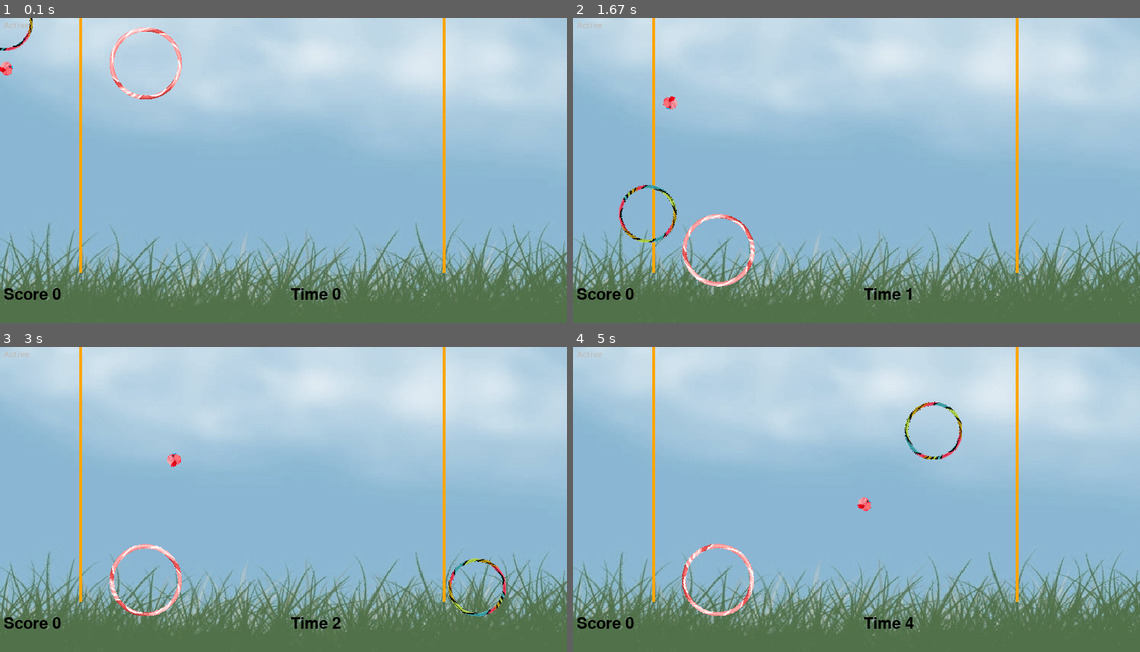
Above: before the commit, frames 1-4 (two rows, left to right).
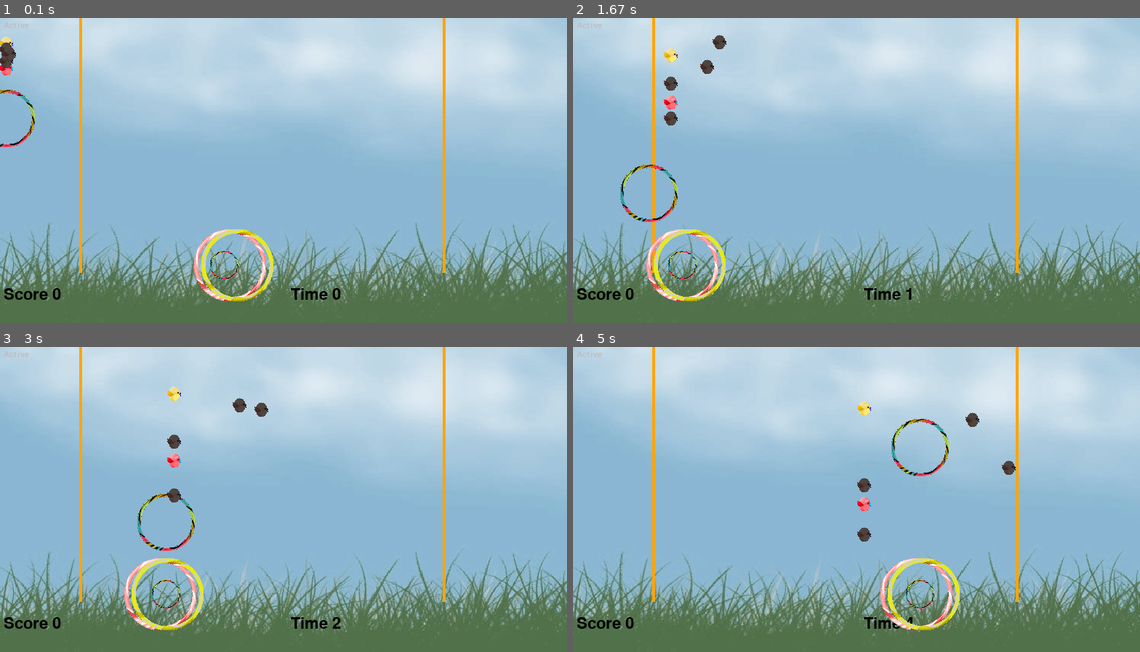
Above: after the commit, the same moments.

Repository: threeup/pygame-learn
Game: pygame game, started from game.py
Two runs of this game, one before a commit and one after it. Both use one fixed random seed, a clock stepped at 60 frames per second and the inputs below.
Inputs (mouse positions are in pixels of both pictures, inside the frame that each line leads up to):
- Up to frame 1 (0.1 s): no input
- Up to frame 2 (1.67 s): click (856, 170) at 0.38 s; click (658, 280) at 0.75 s; click (641, 72) at 1.22 s; click (646, 213) at 1.55 s
- Up to frame 3 (3 s): click (119, 441) at 1.88 s; click (487, 520) at 2.22 s; click (107, 517) at 2.55 s; click (476, 587) at 2.88 s
- Up to frame 4 (5 s): click (896, 450) at 3.22 s; click (669, 423) at 3.55 s; click (896, 401) at 3.88 s; click (822, 566) at 4.22 s; click (890, 484) at 4.55 s; click (930, 429) at 4.88 s

The runs differ from the first frame. In frame 1, 2.1% of the frame differs, in the area x 0-49%, y 0-93%; in frame 2, 2.6%; in frame 3, 2.6%; in frame 4, 2.7%, in the area x 19-79%, y 17-93%.

Commit message:
mostly fine

Diff:
--- a/cnphy/body.py
+++ b/cnphy/body.py
@@ -71,3 +71,12 @@
         '''
         munkpos = self.munkbody.position
         return Vec2(munkpos.x, munkpos.y)
+
+
+    def get_vel(self):
+        '''
+        Returns the velocity
+        < (Vec2)
+        '''
+        munkvel = self.munkbody.velocity
+        return Vec2(munkvel.x, munkvel.y)
--- a/cnphy/vec2.py
+++ b/cnphy/vec2.py
@@ -1,10 +1,12 @@
 # pylint: skip-file
 import math
+
 
 class Vec2:
     '''
     A two dimensional vector composed of two floats
     '''
+
     def __init__(self, x, y):
         self.x = x
         self.y = y
@@ -27,6 +29,12 @@
     def __len__(self):
         return 2
 
+    def __str__(self):
+        return str(self.x)+","+str(self.y)
+
+    def __repr__(self):
+        return str(self.x)+","+str(self.y)
+
     def to_tuple(self):
         '''
         converts to a tuple
@@ -41,7 +49,7 @@
         < (Vec2)
         '''
         x = self.x * math.cos(angle) - self.y*math.sin(angle)
-        y = self.y * math.sin(angle) - self.x*math.cos(angle)
+        y = self.x * math.sin(angle) + self.y*math.cos(angle)
         return Vec2(x, y)
 
     def length(self):
@@ -59,13 +67,6 @@
         '''
         return Vec2(self.x*scale, self.y*scale)
 
-    def normalized(self):
-        '''
-        Returns normalized vector
-        < (Vec2)
-        '''
-        vec_len = self.length()
-        return self/vec_len
 
     def normalized_and_length(self):
         '''
@@ -73,5 +74,26 @@
         < (float,Vec2)
         '''
         vec_len = self.length()
-        vec_dir = self.scaled(1/vec_len)
+        if vec_len > 0.0001:
+            vec_dir = self.scaled(1/vec_len)
+        else:
+            vec_dir = Vec2(0,0)
         return (vec_dir, vec_len)
+
+    def normalized(self):
+        '''
+        Returns normalized vector
+        < (Vec2)
+        '''
+        (vec_dir, _) = self.normalized_and_length()
+        return vec_dir
+
+    def lerp_percent(self, other, percent):
+        inv = 1 - percent
+        return Vec2(self.x*inv + other.x*percent,
+            self.y*inv + other.y*percent)
+
+    def lerp_step(self, other, step):
+        (diff_dir, diff_len) = (other - self).normalized_and_length()
+        amount = min(diff_len, step)
+        return self + diff_dir.scaled(amount)
--- a/ctrlragent.py
+++ b/ctrlragent.py
@@ -49,7 +49,7 @@
                 enty.set_pos(next_pos)
                 continue
 
-            if enty_pos.x > 600:
+            if enty_pos.x > 750:
                 enty.set_pos(Vec2(0, enty_pos.y))
                 enty.set_fixed_vel(
                     Vec2(random.randrange(8, 13),
@@ -57,10 +57,10 @@
                 continue
 
             vel = enty.get_fixed_vel()
-            if enty_pos.y < 70 and vel.y < 0:
+            if enty_pos.y < 100 and vel.y < 0:
                 enty.set_fixed_vel(Vec2(vel.x, -vel.y))
                 vel = enty.get_fixed_vel()
-            elif enty_pos.y > 310 and vel.y > 0:
+            elif enty_pos.y > 370 and vel.y > 0:
                 enty.set_fixed_vel(Vec2(vel.x, -vel.y))
                 vel = enty.get_fixed_vel()
             spd = enty.fixed_speed
--- a/ctrlrhuman.py
+++ b/ctrlrhuman.py
@@ -1,63 +1,97 @@
-''' holds MouseCtrlr and HumanCtrlr class '''
+''' holds  HumanCtrlr class '''
 import pygame
 from ctrlr import Ctrlr
 from cnphy.vec2 import Vec2
 
-class MouseCtrlr(Ctrlr):
-    '''
-    A class which manipulates controlled entities using the mouse
-    '''
-    def __init__(self, flipy):
-        self.mousep = [0, 0]
-        self.flipy = flipy
-        # invoking the __init__ of the parent class
-        Ctrlr.__init__(self)
-
-    def handle_event(self, _event):
-        '''Respond to event, grabs mouse position'''
-        self.mousep = pygame.mouse.get_pos()
-
-    def tick(self, _delta):
-        '''Manipulates the first controlled entity to the mouse position'''
-        first_enty = self.list[0]
-        first_enty.set_pos(Vec2(self.mousep[0], self.flipy(self.mousep[1])))
 
 
 class HumanCtrlr(Ctrlr):
     '''
     A class which manipulates controlled entities using human input events
     '''
-    def __init__(self):
+    def __init__(self, flipy):
         # invoking the __init__ of the parent class
         Ctrlr.__init__(self)
+        self.flipy = flipy
         self.held = []
+        self.pressed = []
+        self.released = []
+        self.hoops = []
+        self.mouse = None
+        self.hero = None
+        self.mouse_pos = Vec2(0,0)
 
-    def add_enty(self, enty):
+    def add_cursor(self, enty):
         Ctrlr.add_enty(self, enty)
-        self.held.append(False)
+        self.cursor = enty
+
+    def add_hero(self, enty):
+        Ctrlr.add_enty(self, enty)
+        self.hero = enty
+
+    def add_hoop(self, enty):
+        Ctrlr.add_enty(self, enty)
+        self.hoops.append(enty)
+        self.held.append(True)
+        self.pressed.append(0)
+        self.released.append(0)
+
+    def handle_mouse(self):
+        raw_mouse_pos = pygame.mouse.get_pos()
+        self.mouse_pos = Vec2(raw_mouse_pos[0], self.flipy(raw_mouse_pos[1]))
+
 
     def handle_event(self, event):
         '''Respond to event, grabs joystick state'''
+        count = len(self.hoops)
         if event.type == pygame.JOYBUTTONDOWN:
-            for i in range(self.count):
-                if event.button == i:
-                    self.held[i] = True
+            for i in range(count):
+                if event.button == i and self.held[i]:
+                    self.pressed[i] = self.hoops[i].elapsed_time
         elif event.type == pygame.JOYBUTTONUP:
-            for i in range(self.count):
-                if event.button == i:
-                    self.held[i] = False
+            for i in range(count):
+                if event.button == i and self.held[i]:
+                    self.released[i] = self.hoops[i].elapsed_time - self.pressed[i]
+                    self.pressed[i] = 0
 
-    def tick(self, _delta):
+    def tick(self, delta):
         '''Manipulates the all controlled entities based on inputs and limits'''
-        for i in range(self.count):
-            position = self.list[i].get_pos()
-            if self.held[i]:
-                if position.y < 320:
-                    home_x = 200+110*i
-                    delta_x = home_x-position.x
-                    impulse_x = max(-10, min(0.25*delta_x, 10))
-                    self.list[i].impulse(Vec2(impulse_x, 30))
+        hero_pos = self.hero.get_pos()
+
+        cursor_pos = self.cursor.get_pos()
+        next_cursor_pos = cursor_pos.lerp_step(self.mouse_pos, 500*delta)
+        self.cursor.set_pos(next_cursor_pos)
+
+        clamped_x = max(150, min(550, next_cursor_pos.x))
+        clamped_hero = Vec2(clamped_x, hero_pos.y)
+
+        next_hero_pos = hero_pos.lerp_step(clamped_hero, 500*delta)
+        self.hero.set_pos(next_hero_pos)
+        count = len(self.hoops)
+        for i in range(count):
+            target_pos = hero_pos+Vec2(10*i,0)
+            if self.released[i] > 0.01:
+                self.held[i] = False
+                self.released[i] = 0
+                speed = self.released[i]
+                impulse_mag = max(700, min(750*speed, 1500))
+                impulse_dir = Vec2(0,1).rotated(self.hero.heading)
+                impulse = impulse_dir.scaled(impulse_mag)
+                self.hoops[i].impulse(impulse)
+            elif not self.held[i]:
+                #flying
+                hoop_vel = self.hoops[i].get_body_vel()
+                if hoop_vel.y < 0:
+                    hoop_pos = self.hoops[i].get_pos()
+                    diff = hoop_pos - target_pos
+
+                    if diff.y < 30:
+                        if diff.x < 30:
+                            self.held[i] = True
+                        else:
+                            next_hoop_pos = hoop_pos.lerp_step(target_pos, 250*delta)
+                            self.hoops[i].set_pos(next_hoop_pos)
+
             else:
-                if position.y < 60:
-                    self.list[i].set_pos(Vec2(position.x, 60))
+                self.hoops[i].set_pos(target_pos)
         return
--- a/ctrlrref.py
+++ b/ctrlrref.py
@@ -1,5 +1,6 @@
 ''' holds Ctrlr and RefCtrlr class '''
 import pygame
+import random
 
 from ctrlr import Ctrlr
 from world import World
@@ -51,23 +52,19 @@
         if idx == 0:
             name = "target0"
             color = "red"
-            filename = "birdred.png"
         elif idx == 1:
             name = "target1"
             color = "yellow"
-            filename = "birdyellow.png"
         elif idx == 2:
             name = "target2"
             color = "green"
-            filename = "birdgreen.png"
         elif idx == 3:
             name = "target3"
             color = "blue"
-            filename = "birdblue.png"
         else:
             name = "target4"
             color = "brown"
-            filename = "birdbrown.png"
+        filename = "bird"+color+".png"
         ent = self.make_circle(name, color,
                                filename, Vec2(0, 0), 10,
                                Body.KINEMATIC, World.COLLTYPE_TARGET)
@@ -78,40 +75,51 @@
         if idx == 0:
             name = "pawn0"
             color = "red"
-            filename = "hoopred.png"
         elif idx == 1:
             name = "pawn1"
             color = "yellow"
-            filename = "hoopyellow.png"
         elif idx == 2:
             name = "pawn2"
             color = "green"
-            filename = "hoopgreen.png"
         elif idx == 3:
             name = "pawn3"
             color = "blue"
-            filename = "hoopblue.png"
         else:
             return
+        filename = "hoop"+color+".png"
         ent = self.make_circle(name, color,
                                filename, Vec2(200+110*idx, 320), 50,
                                Body.DYNAMIC, World.COLLTYPE_PAWN)
-        self.human.add_enty(ent)
+        self.human.add_hoop(ent)
 
     def make_basic(self):
-        ent = self.make_circle("mouse", "white",
-                               "hoop.png", Vec2(10, 10), 40,
+        ''' make some fundamentals '''
+        ent = self.make_circle("cursor", "white",
+                               "hoop.png", Vec2(10, 200), 40,
+                               Body.KINEMATIC, World.COLLTYPE_CURSOR)
+        self.human.add_cursor(ent)
+
+        ent = self.make_circle("hero", "purple",
+                               "hoop.png", Vec2(350, 40), 20,
                                Body.KINEMATIC, World.COLLTYPE_DEFAULT)
-        self.mouse.add_enty(ent)
-        self.make_agent_ent(0)
-        self.make_human_ent(0)
+        self.human.add_hero(ent)
 
-    def make_extra(self):
-        self.make_agent_ent(1)
-        self.make_agent_ent(2)
-        self.make_agent_ent(3)
-        self.make_agent_ent(4)
-        self.make_agent_ent(5)
-        self.make_human_ent(1)
-        self.make_human_ent(2)
-        self.make_human_ent(3)
+    def make_good(self, count):
+        ''' make a pair of hoops and birds of the same color '''
+        values = []
+        for _ in range(count):
+            if len(values) == 0:
+                values = [0,1,2,3]
+            color = random.choice(values)
+            values.remove(color)
+            self.make_agent_ent(color)
+            self.make_human_ent(color)
+
+    def make_noise(self, count):
+        ''' make birds of garbage color '''
+        values = []
+        for _ in range(count):
+            if len(values) == 0:
+                values = [4,5,6,7]
+            color = random.choices(values)
+            self.make_agent_ent(color)
--- a/enty.py
+++ b/enty.py
@@ -10,11 +10,12 @@
     '''
     def __init__(self, name):
         self.name = name
-        self.grounded = False
+        self.grounded = True
         self.elapsed_time = 0
         self.fixed_vel = Vec2(0, 0)
         self.fixed_speed = 0.2
         self.debug = False
+        self.heading = 0
         self.body = None
         self.shape = None
         self.attach = None
@@ -32,6 +33,13 @@
         < (Vec2)
         '''
         return self.fixed_vel
+
+    def get_body_vel(self):
+        '''
+        retrieve the phys velocity
+        < (Vec2)
+        '''
+        return self.body.get_vel()
 
     def set_pos(self, pos):
         '''
--- a/entycircle.py
+++ b/entycircle.py
@@ -13,7 +13,6 @@
     def __init__(self, name, color, radius, path):
         Enty.__init__(self, name)
         self.radius = radius
-        self.heading = 0
         self.color = color
         if path:
             raw_img = pygame.image.load(path)
@@ -25,7 +24,7 @@
     def tick(self, delta):
         '''an event which represents time elapsed'''
         Enty.tick(self, delta)
-        if self.grounded is not False:
+        if self.grounded is False:
             self.heading = (self.heading + 3) % 360
 
     def rot_center(self, image, angle):
--- a/game.py
+++ b/game.py
@@ -6,7 +6,7 @@
 from entyline import EntyLine
 from ctrlrref import RefCtrlr
 from ctrlragent import AgentCtrlr
-from ctrlrhuman import HumanCtrlr, MouseCtrlr
+from ctrlrhuman import HumanCtrlr
 from cnphy.body import Body
 from cnphy.space import Space
 from cnphy.vec2 import Vec2
@@ -69,27 +69,25 @@
               Body.STATIC, World.COLLTYPE_DEFAULT)
 
     # Controller
-    human = HumanCtrlr()
+    human = HumanCtrlr(flipy)
     controllers.append(human)
-    mouse = MouseCtrlr(flipy)
-    controllers.append(mouse)
     agent = AgentCtrlr()
     controllers.append(agent)
     ref = RefCtrlr(world)
     ref.add_human(human)
-    ref.add_mouse(mouse)
     ref.add_agent(agent)
     controllers.append(ref)
 
     # start
     ref.make_basic()
+    ref.make_good(2)
+    ref.make_noise(4)
     paused = False
     last_secs = -1
 
     # Loop
     while running:
-
-        mouse.handle_event(0)
+        human.handle_mouse()
         for event in pygame.event.get():
             if (event.type == pygame.JOYAXISMOTION or
                 event.type == pygame.JOYHATMOTION or
--- a/world.py
+++ b/world.py
@@ -11,12 +11,17 @@
     COLLTYPE_DEFAULT = 0
     COLLTYPE_PAWN = 1
     COLLTYPE_TARGET = 2
+    COLLTYPE_CURSOR = 3
 
     def __init__(self, space):
         self.space = space
 
         self.space.add_collision_handler(
             self.COLLTYPE_PAWN, self.COLLTYPE_TARGET, self.pawn_target_func)
+        self.space.add_collision_handler(
+            self.COLLTYPE_PAWN, self.COLLTYPE_PAWN, self.pawn_pawn_func)
+        self.space.add_collision_handler(
+            self.COLLTYPE_PAWN, self.COLLTYPE_CURSOR, self.pawn_cursor_func)
 
         self.ents = []
         self.elapsed_time = 0
@@ -30,6 +35,14 @@
     def draw(self, screen, flipy):
         for ent in self.ents:
             ent.draw(screen, flipy)
+
+    @staticmethod
+    def pawn_cursor_func(arbiter, _space, _data):
+        return False
+
+    @staticmethod
+    def pawn_pawn_func(arbiter, _space, _data):
+        return False
 
     @staticmethod
     def pawn_target_func(arbiter, _space, _data):
